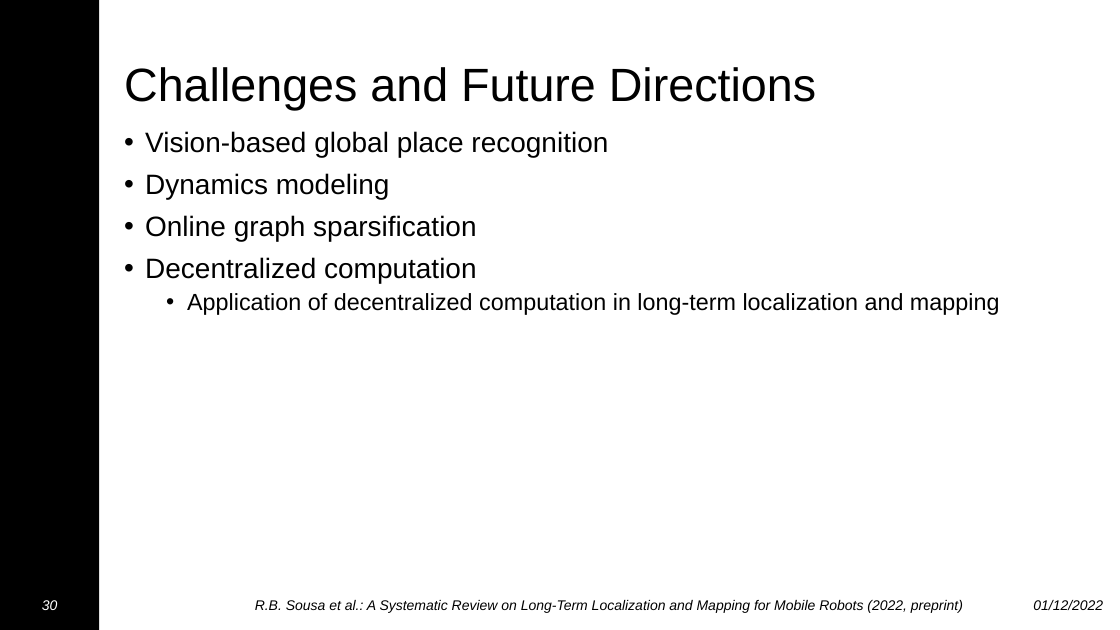
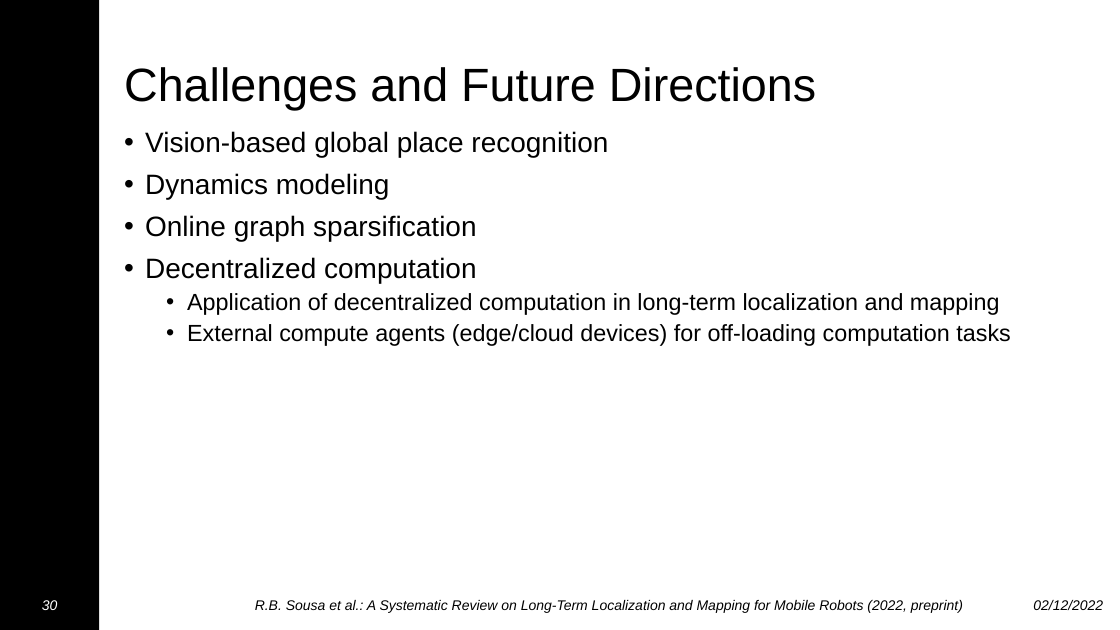
Before and after one commit to sousarbarb/slr-ltlm-mr, a slide deck: slide 49 of presentation/long-term-slam.pptx (slide 48 before the commit). Drawn at 1120x630 pixels with LibreOffice and Linux fonts; fonts in the diff are those of the drawing; background and template pictures are left out. Boxes give left, top, right and bottom in pixels: in the first picture for what was removed or moved away, otherwise in the second. Text is boxed around its words. In the diff, an @@ line names an element or a change of style, - is before the commit and + after.

```diff
--- a/presentation/long-term-slam.pptx
+++ b/presentation/long-term-slam.pptx
@@ text at (187,324,1010,346): paragraph added @@
+  • External compute agents (edge/cloud devices) for off-loading computation tasks
@@ text at (1033,600,1103,610): text changed @@
-01/12/2022
+02/12/2022
```
Also in this commit, not shown: 55 other slides changed, 1 slide added.
